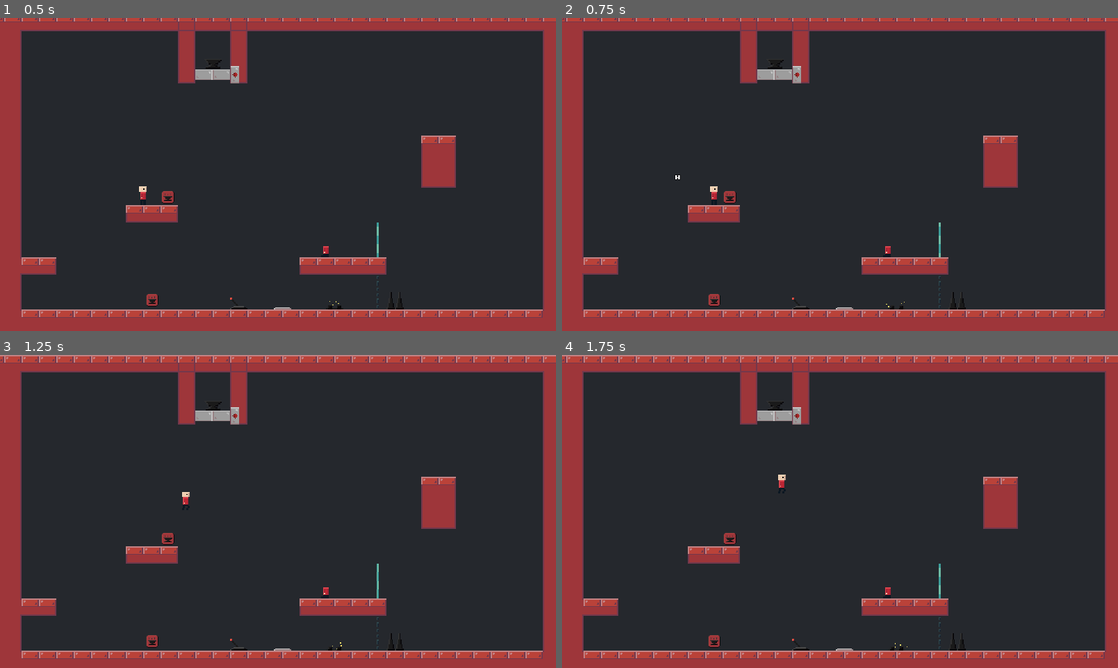
Above: before the commit, frames 1-4 (two rows, left to right).
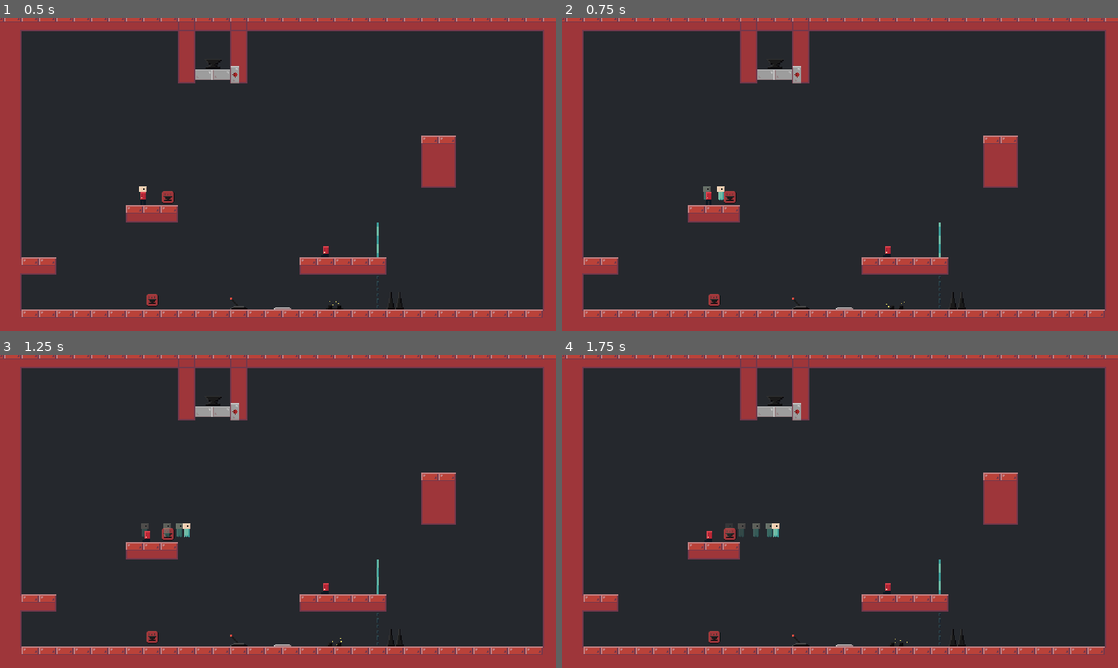
Above: after the commit, the same moments.

Repository: Lunatic-Games/kill-me-now
Game: Godot game, scene res://levels/level_test.tscn
Two runs of this game, one before a commit and one after it. Both use one fixed random seed, a clock stepped at 60 frames per second and the inputs below.
Inputs (mouse positions are in pixels of both pictures, inside the frame that each line leads up to):
- Up to frame 1 (0.5 s): no input
- Up to frame 2 (0.75 s): move the mouse to (962, 158) at 0.52 s; hold D (move_right) from 0.53 s (still down); tap Q (leave_body, bound only after the commit) at 0.6 s; click (962, 158) at 0.67 s
- Up to frame 3 (1.25 s): keep holding D (move_right); tap Space (jump) at 0.77 s
- Up to frame 4 (1.75 s): keep holding D (move_right); move the mouse to (728, 527) at 1.27 s; tap E (interact) at 1.35 s; tap Space (jump) at 1.52 s; tap Q (leave_body, bound only after the commit) at 1.55 s

Frame 1 is identical in both runs. In frame 2, 0.2% of the frame differs, in the area x 20-30%, y 50-60%; in frame 3, 9.6%; in frame 4, 9.7%, in the area x 0-100%, y 0-98%.

Commit message:
Changed leave body binding

Diff:
--- a/body/body.gd
+++ b/body/body.gd
@@ -23,7 +23,7 @@
 
 func _physics_process(_delta):
 	if has_node("Soul"):
-		if Input.is_action_just_pressed("move_down"):
+		if Input.is_action_just_pressed("leave_body"):
 			release_soul()
 			return
 
--- a/project.godot
+++ b/project.godot
@@ -129,6 +129,12 @@
 , Object(InputEventJoypadButton,"resource_local_to_scene":false,"resource_name":"","device":-1,"button_index":10,"pressure":0.0,"pressed":false,"script":null)
  ]
 }
+leave_body={
+"deadzone": 0.5,
+"events": [ Object(InputEventKey,"resource_local_to_scene":false,"resource_name":"","device":0,"alt":false,"shift":false,"control":false,"meta":false,"command":false,"pressed":false,"scancode":81,"unicode":0,"echo":false,"script":null)
+, Object(InputEventJoypadButton,"resource_local_to_scene":false,"resource_name":"","device":-1,"button_index":2,"pressure":0.0,"pressed":false,"script":null)
+ ]
+}
 
 [rendering]
 
